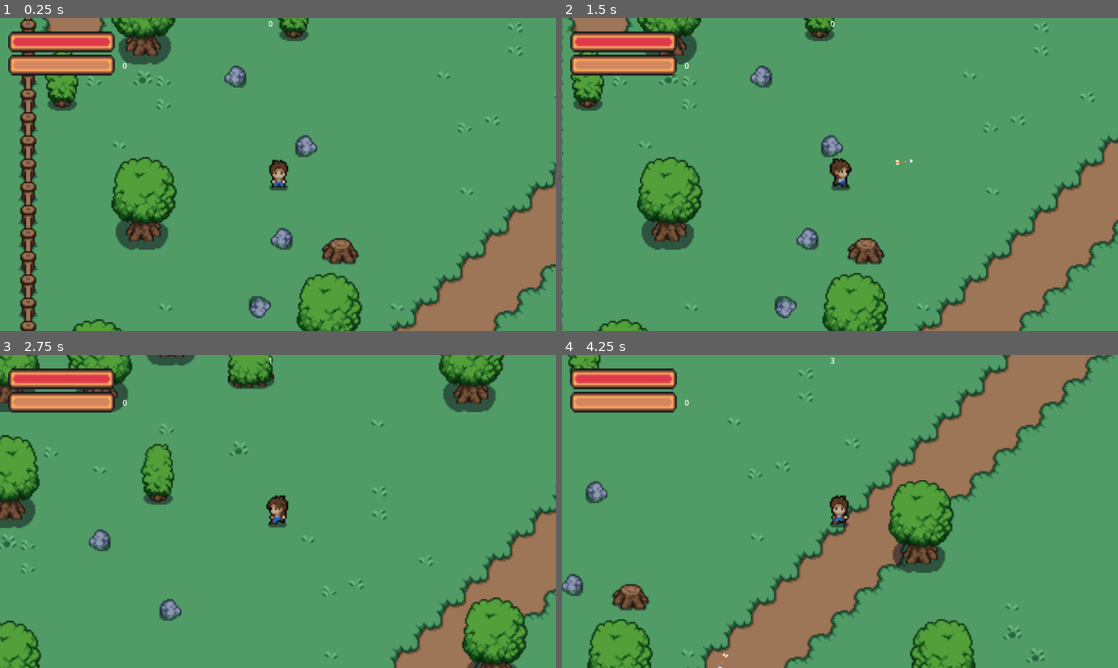
Above: before the commit, frames 1-4 (two rows, left to right).
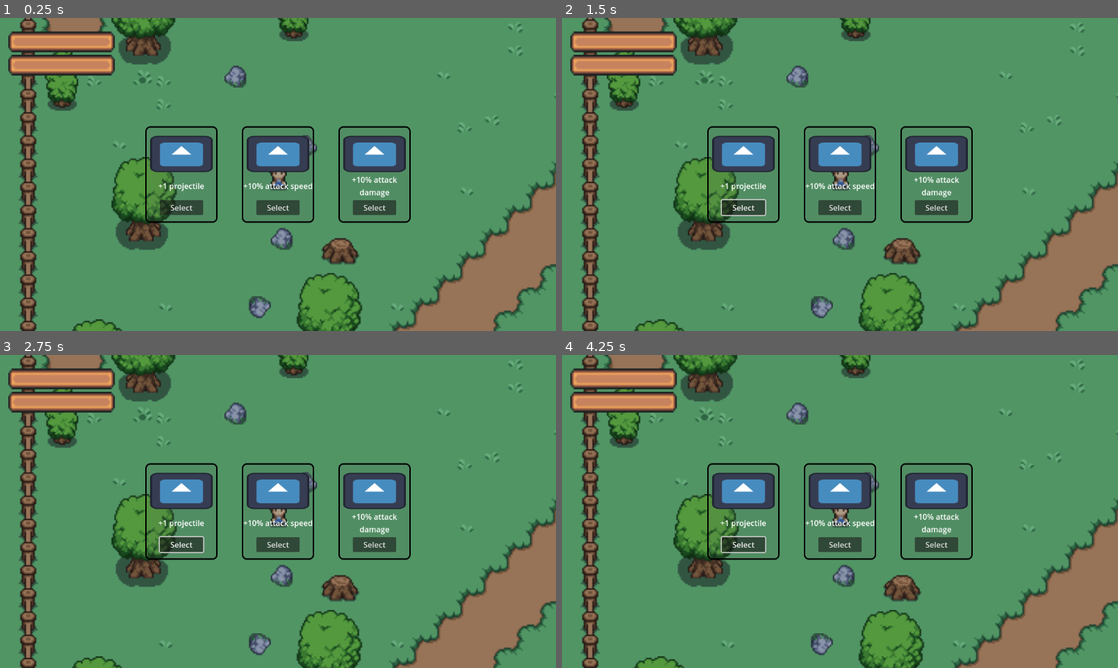
Above: after the commit, the same moments.

Repository: IgorMianowany/Manual-Vampire-Survivors
Game: Godot game, scene res://level_01.tscn
Same seed, same stepped clock (60 frames per second), same inputs: the game is played once before the commit and once after it. The engine's default icon, where the game draws it, is replaced by a stand-in: a white triangle on a blue panel in a dark square.
Inputs (mouse positions are in pixels of both pictures, inside the frame that each line leads up to):
- Up to frame 1 (0.25 s): no input
- Up to frame 2 (1.5 s): click (745, 208) at 0.5 s, where only the run after the commit has a clickable "Select"; move the mouse to (962, 158) at 1.27 s; press the mouse at (962, 158) at 1.28 s; hold D (move_right) from 1.28 s (still down)
- Up to frame 3 (2.75 s): move the mouse to (166, 527) at 2.02 s; release D (move_right) at 2.03 s; release the mouse at (166, 527) at 2.03 s; hold W (move_down) from 2.03 s (still down); click (166, 527) at 2.1 s
- Up to frame 4 (4.25 s): move the mouse to (895, 442) at 2.77 s; release W (move_down) at 2.78 s; press the mouse at (895, 442) at 2.78 s; hold D (move_right) 2.78-3.53 s; move the mouse to (812, 574) at 3.52 s; release the mouse at (812, 574) at 3.53 s; hold S (move_up) from 3.53 s (still down); click (812, 574) at 3.6 s

The runs differ from the first frame. In frame 1, 6.9% of the frame differs, in the area x 2-74%, y 0-66%; in frame 2, 29%; in frame 3, 28%; in frame 4, 44%, in the area x 0-100%, y 0-100%.

Commit message:
added upgrade cards (temporary mouse position bug when selecting

Diff:
--- a/enemy_spawn.tscn
+++ b/enemy_spawn.tscn
@@ -4,6 +4,7 @@
 
 [node name="EnemySpawn" type="Node2D"]
 script = ExtResource("1_1ty7u")
+cooldown = 2.0
 
 [node name="Marker2D" type="Marker2D" parent="."]
 
--- a/level_01.tscn
+++ b/level_01.tscn
@@ -27,6 +27,7 @@
 [ext_resource type="Texture2D" uid="uid://b4itxlq6q8pxn" path="res://assets/sprites/objects/rock_in_water_05.png" id="25_8nyiq"]
 [ext_resource type="PackedScene" uid="uid://ryyuju6qndc" path="res://player.tscn" id="26_ij30w"]
 [ext_resource type="PackedScene" uid="uid://hkbwrpf7npvo" path="res://enemy_spawn.tscn" id="27_qf16w"]
+[ext_resource type="PackedScene" uid="uid://cdpm5njmkbydl" path="res://upgrade_selection.tscn" id="28_6dm4t"]
 
 [sub_resource type="TileSetAtlasSource" id="TileSetAtlasSource_aqk6b"]
 texture = ExtResource("1_krj42")
@@ -962,3 +963,5 @@
 [node name="EnemySpawn3" parent="LayerHolder" node_paths=PackedStringArray("player") instance=ExtResource("27_qf16w")]
 position = Vector2(374, 234)
 player = NodePath("../Player")
+
+[node name="UpgradeSelection" parent="." instance=ExtResource("28_6dm4t")]
--- a/player.gd
+++ b/player.gd
@@ -10,7 +10,6 @@
 @export var knockback_power : float = 1
 @export var self_knockback_speed : float = 5
 @export var player_class : int = 1
-@export var game_timer : Timer
 var invincibility_timer : float = 0
 var is_invincible : bool = false
 var invincibility_animation_frequency = 5
@@ -28,6 +27,7 @@
 var direction : DirectionEnum = DirectionEnum.DOWN
 
 func _ready() -> void:
+	PlayerState.level_up.connect(_on_level_up)
 	$GameTimer.wait_time = max_time
 	$AttackRangePointer/PlayerHitbox.damage = attack_damage
 	match player_class:
@@ -56,7 +56,8 @@
 		set_attack_direction()
 		$Weapon.attack(global_position, global_position.direction_to(get_global_mouse_position()))
 
-
+	if Input.is_action_just_pressed("pause"):
+		get_tree().paused = not get_tree().paused
 
 	if not is_knocked_back:
 		handle_movement()
@@ -205,3 +206,8 @@
 
 func get_elapsed_time() -> int:
 	return int(max_time - $GameTimer.time_left)
+
+func _on_level_up() -> void:
+	#get_tree().paused = true
+	await(get_tree().create_timer(5).timeout)
+	get_tree().paused = false
--- a/project.godot
+++ b/project.godot
@@ -21,6 +21,7 @@
 
 [display]
 
+window/subwindows/embed_subwindows=false
 window/stretch/mode="viewport"
 window/stretch/aspect="expand"
 
@@ -51,6 +52,11 @@
 "events": [Object(InputEventMouseButton,"resource_local_to_scene":false,"resource_name":"","device":-1,"window_id":0,"a …(253 unchanged characters)…
 ]
 }
+pause={
+"deadzone": 0.5,
+"events": [Object(InputEventKey,"resource_local_to_scene":false,"resource_name":"","device":-1,"window_id":0,"alt_pressed":false,"shift_pressed":false,"ctrl_pressed":false,"meta_pressed":false,"pressed":false,"keycode":0,"physical_keycode":80,"key_label":0,"unicode":112,"location":0,"echo":false,"script":null)
+]
+}
 
 [layer_names]
 
--- a/scripts/player_state.gd
+++ b/scripts/player_state.gd
@@ -4,7 +4,10 @@
 var experience : int = 0
 var experience_threshold : int = 10
 var level : int = 0
+var projectiles : int = 0
 @onready var health : float = max_health
+
+enum UPGRADES {ATTACK_SPEED, ATTACK_DAMAGE, PROJECTILES}
 
 var debug_value : int = 0
 
@@ -25,3 +28,8 @@
 		level += 1
 		experience = experience % experience_threshold
 		experience_threshold += 5
+		level_up.emit()
+
+func add_upgrade(upgrade : UPGRADES, upgrade_number : int):
+	if upgrade == UPGRADES.PROJECTILES:
+		projectiles += 1
--- a/scripts/weapon.gd
+++ b/scripts/weapon.gd
@@ -18,7 +18,7 @@
 func attack(position : Vector2 = Vector2.ZERO, direction : Vector2 = Vector2.ZERO) -> void:
 	if not is_attacking:
 		weapon_type.pierce = pierce
-		weapon_type.projectiles = projectiles + PlayerState.level
+		weapon_type.projectiles = projectiles + PlayerState.level + PlayerState.projectiles
 		weapon_type.attack(damage, position, direction)
 
 
--- a/ui.gd
+++ b/ui.gd
@@ -3,7 +3,7 @@
 
 # Called when the node enters the scene tree for the first time.
 func _ready() -> void:
-	pass # Replace with function body.
+	PlayerState.level_up.connect(_on_level_up)
 
 
 # Called every frame. 'delta' is the elapsed time since the previous frame.
@@ -14,3 +14,8 @@
 	$CanvasLayer/ExperienceBar.value = PlayerState.experience
 	$CanvasLayer/ExperienceBar.max_value = PlayerState.experience_threshold
 	$CanvasLayer/Level.text = str(PlayerState.level)
+
+func _on_level_up() -> void:
+	$CanvasLayer/ExperienceBar.value = PlayerState.experience
+	$CanvasLayer/ExperienceBar.max_value = PlayerState.experience_threshold
+	$CanvasLayer/Level.text = str(PlayerState.level)
--- /dev/null
+++ b/upgrade_card.gd
@@ -0,0 +1,22 @@
+extends Panel
+
+signal upgrade_selected
+
+@export var icon : CompressedTexture2D
+@export var description : String
+@export var upgrade : PlayerState.UPGRADES
+
+# Called when the node enters the scene tree for the first time.
+func _ready() -> void:
+	$VBoxContainer/MarginContainer/TextureRect.texture = icon
+	$VBoxContainer/MarginContainer2/Label.text = description
+
+func apply_upgrade():
+	var upgrade_number = int(description.split(" ")[0].replace("+", "").replace("%", ""))
+	PlayerState.add_upgrade(upgrade, upgrade_number)
+	upgrade_selected.emit()
+
+
+# Called every frame. 'delta' is the elapsed time since the previous frame.
+func _process(delta: float) -> void:
+	pass
--- /dev/null
+++ b/upgrade_card.tscn
@@ -0,0 +1,63 @@
+[gd_scene load_steps=3 format=3 uid="uid://dn1pvji8ik3sw"]
+
+[ext_resource type="Texture2D" uid="uid://dokvpxur0nj5b" path="res://icon.svg" id="1_0lckg"]
+
+[sub_resource type="StyleBoxFlat" id="StyleBoxFlat_b540y"]
+bg_color = Color(0.329158, 0.329158, 0.329158, 0.117647)
+border_width_left = 3
+border_width_top = 3
+border_width_right = 3
+border_width_bottom = 3
+border_color = Color(0, 0, 0, 1)
+corner_radius_top_left = 10
+corner_radius_top_right = 10
+corner_radius_bottom_right = 10
+corner_radius_bottom_left = 10
+
+[node name="Panel" type="Panel"]
+custom_minimum_size = Vector2(150, 200)
+size_flags_horizontal = 0
+theme_override_styles/panel = SubResource("StyleBoxFlat_b540y")
+
+[node name="VBoxContainer" type="VBoxContainer" parent="."]
+layout_mode = 1
+anchors_preset = 15
+anchor_right = 1.0
+anchor_bottom = 1.0
+grow_horizontal = 2
+grow_vertical = 2
+
+[node name="MarginContainer" type="MarginContainer" parent="VBoxContainer"]
+custom_minimum_size = Vector2(50, 50)
+layout_mode = 2
+theme_override_constants/margin_left = 10
+theme_override_constants/margin_top = 20
+theme_override_constants/margin_right = 10
+
+[node name="TextureRect" type="TextureRect" parent="VBoxContainer/MarginContainer"]
+custom_minimum_size = Vector2(75, 75)
+layout_mode = 2
+texture = ExtResource("1_0lckg")
+expand_mode = 2
+
+[node name="MarginContainer2" type="MarginContainer" parent="VBoxContainer"]
+layout_mode = 2
+
+[node name="Label" type="Label" parent="VBoxContainer/MarginContainer2"]
+custom_minimum_size = Vector2(50, 50)
+layout_mode = 2
+text = "+ 1 projectile
+"
+horizontal_alignment = 1
+vertical_alignment = 1
+autowrap_mode = 2
+
+[node name="MarginContainer3" type="MarginContainer" parent="VBoxContainer"]
+layout_mode = 2
+theme_override_constants/margin_left = 30
+theme_override_constants/margin_right = 30
+
+[node name="Button" type="Button" parent="VBoxContainer/MarginContainer3"]
+layout_mode = 2
+text = "Select
+"
--- /dev/null
+++ b/upgrade_selection.gd
@@ -0,0 +1,21 @@
+extends Control
+
+@onready var upgrade_container = $CanvasLayer/HBoxContainer
+
+func _ready() -> void:
+	get_tree().paused = true
+	for node in upgrade_container.get_children():
+		node.upgrade_selected.connect(_quit)
+
+func _input(event):
+	var mouse_position = get_local_mouse_position()
+	if event is InputEventMouseButton and event.button_index == 1 and event.is_pressed():
+		for node in upgrade_container.get_children():
+			print(node.get_global_rect())
+			print(mouse_position)
+			if node.get_global_rect().has_point(mouse_position):
+				node.apply_upgrade()
+
+func _quit():
+	get_tree().paused = false
+	queue_free()
--- /dev/null
+++ b/upgrade_selection.tscn
@@ -0,0 +1,61 @@
+[gd_scene load_steps=5 format=3 uid="uid://cdpm5njmkbydl"]
+
+[ext_resource type="Script" path="res://upgrade_selection.gd" id="1_uhedg"]
+[ext_resource type="PackedScene" uid="uid://dn1pvji8ik3sw" path="res://upgrade_card.tscn" id="2_54842"]
+[ext_resource type="Script" path="res://upgrade_card.gd" id="3_1bter"]
+[ext_resource type="Texture2D" uid="uid://dokvpxur0nj5b" path="res://icon.svg" id="4_bi4jo"]
+
+[node name="UpgradeSelection" type="Control"]
+process_mode = 3
+layout_mode = 3
+anchors_preset = 15
+anchor_right = 1.0
+anchor_bottom = 1.0
+grow_horizontal = 2
+grow_vertical = 2
+script = ExtResource("1_uhedg")
+
+[node name="CanvasLayer" type="CanvasLayer" parent="."]
+
+[node name="ColorRect" type="ColorRect" parent="CanvasLayer"]
+anchors_preset = 15
+anchor_right = 1.0
+anchor_bottom = 1.0
+grow_horizontal = 2
+grow_vertical = 2
+color = Color(0.356863, 0.356863, 0.356863, 0.0980392)
+
+[node name="HBoxContainer" type="HBoxContainer" parent="CanvasLayer"]
+anchors_preset = 8
+anchor_left = 0.5
+anchor_top = 0.5
+anchor_right = 0.5
+anchor_bottom = 0.5
+offset_left = -75.0
+offset_top = -100.0
+offset_right = 75.0
+offset_bottom = 100.0
+grow_horizontal = 2
+grow_vertical = 2
+theme_override_constants/separation = 50
+
+[node name="UpgradeCard" parent="CanvasLayer/HBoxContainer" instance=ExtResource("2_54842")]
+layout_mode = 2
+script = ExtResource("3_1bter")
+icon = ExtResource("4_bi4jo")
+description = "+1 projectile"
+upgrade = 2
+
+[node name="UpgradeCard2" parent="CanvasLayer/HBoxContainer" instance=ExtResource("2_54842")]
+layout_mode = 2
+script = ExtResource("3_1bter")
+icon = ExtResource("4_bi4jo")
+description = "+10% attack speed"
+upgrade = 2
+
+[node name="UpgradeCard3" parent="CanvasLayer/HBoxContainer" instance=ExtResource("2_54842")]
+layout_mode = 2
+script = ExtResource("3_1bter")
+icon = ExtResource("4_bi4jo")
+description = "+10% attack damage"
+upgrade = 2
Not shown: 1 places in level_01.tscn that only renumber resources
